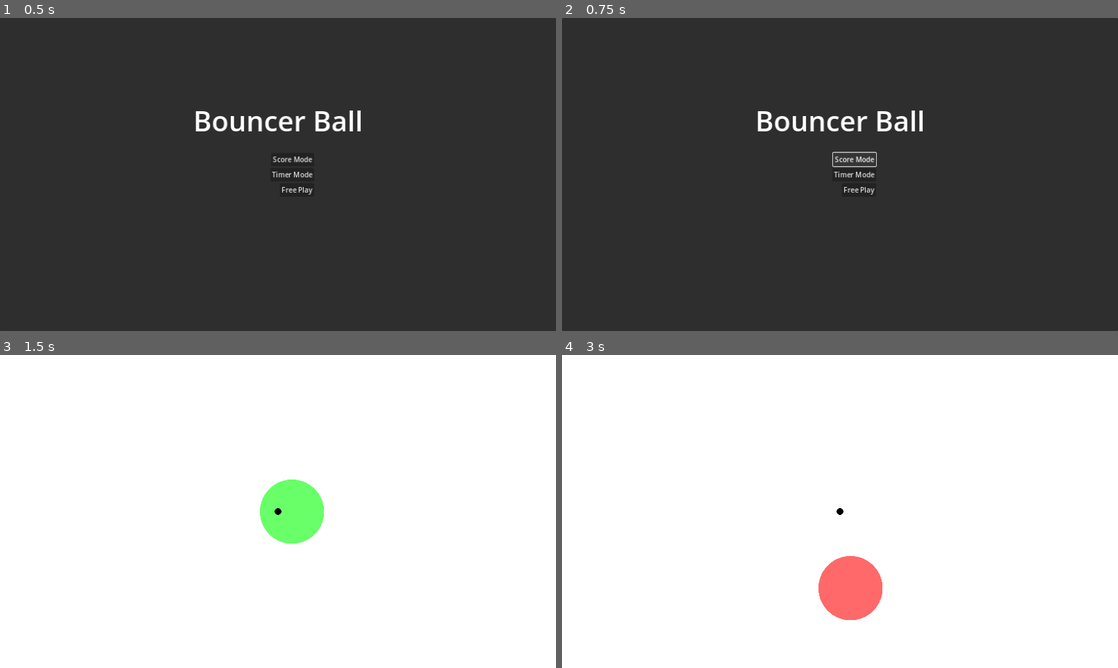
Above: before the commit, frames 1-4 (two rows, left to right).
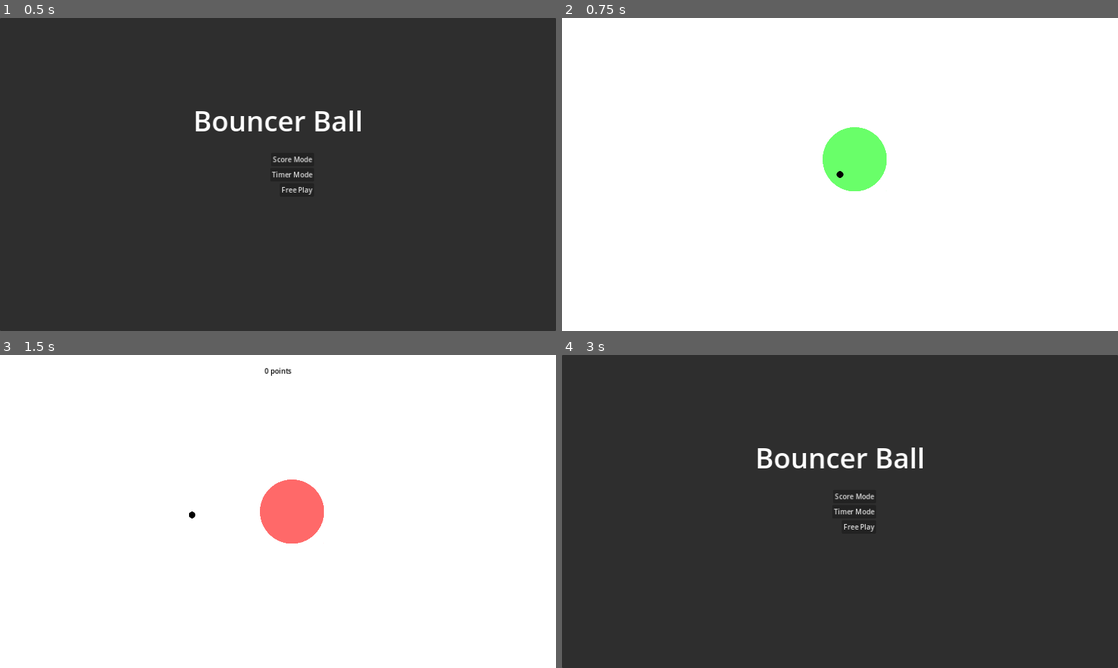
Above: after the commit, the same moments.

Repository: adsuttman/GBGJ1
Game: Godot game, scene res://main_menu.tscn
Two runs of this game, one before a commit and one after it. Both use one fixed random seed, a clock stepped at 60 frames per second and the inputs below.
Inputs (mouse positions are in pixels of both pictures, inside the frame that each line leads up to):
- Up to frame 1 (0.5 s): no input
- Up to frame 2 (0.75 s): click "Score Mode" at 0.5 s
- Up to frame 3 (1.5 s): click (294, 511) at 1.25 s, where only the run before the commit has a clickable "Timer Mode"
- Up to frame 4 (3 s): tap Enter at 2 s; move the mouse to (962, 495) at 2.02 s; click (962, 495) at 2.17 s; click (851, 586) at 2.75 s, where only the run after the commit has a clickable "Return to Main Menu"

Frame 1 is identical in both runs. In frame 2, 99% of the frame differs, in the area x 0-100%, y 0-100%; in frame 3, 1.9%; in frame 4, 99%.

Commit message:
added collectible

Diff:
--- /dev/null
+++ b/collectible.gd
@@ -0,0 +1,9 @@
+extends Area2D
+
+signal ball_entered
+
+
+
+func _on_body_entered(body: Node2D) -> void:
+	if body.is_in_group("ball"):
+		ball_entered.emit()
--- /dev/null
+++ b/collectible.tscn
@@ -0,0 +1,20 @@
+[gd_scene load_steps=4 format=3 uid="uid://dp2430ah85wf6"]
+
+[ext_resource type="Texture2D" uid="uid://b747o1a05o1yl" path="res://circle.png" id="1_12dhe"]
+[ext_resource type="Script" path="res://collectible.gd" id="1_b0eyn"]
+
+[sub_resource type="CircleShape2D" id="CircleShape2D_xhklj"]
+
+[node name="Collectible" type="Area2D"]
+modulate = Color(1, 1, 0.129412, 1)
+script = ExtResource("1_b0eyn")
+
+[node name="Sprite2D" type="Sprite2D" parent="."]
+scale = Vector2(0.076, 0.076)
+texture = ExtResource("1_12dhe")
+
+[node name="CollisionShape2D" type="CollisionShape2D" parent="."]
+visible = false
+shape = SubResource("CircleShape2D_xhklj")
+
+[connection signal="body_entered" from="." to="." method="_on_body_entered"]
--- a/main_menu.gd
+++ b/main_menu.gd
@@ -7,3 +7,7 @@
 
 func _on_timer_mode_pressed() -> void:
 	get_tree().change_scene_to_file("res://timer_mode.tscn")
+
+
+func _on_score_mode_pressed() -> void:
+	get_tree().change_scene_to_file("res://score_mode.tscn")
--- a/main_menu.tscn
+++ b/main_menu.tscn
@@ -74,5 +74,6 @@
 [node name="VSeparator3" type="VSeparator" parent="Panel/VFlowContainer"]
 layout_mode = 2
 
+[connection signal="pressed" from="Panel/VFlowContainer/ScoreMode" to="." method="_on_score_mode_pressed"]
 [connection signal="pressed" from="Panel/VFlowContainer/TimerMode" to="." method="_on_timer_mode_pressed"]
 [connection signal="pressed" from="Panel/VFlowContainer/FreePlay" to="." method="_on_free_play_pressed"]
--- /dev/null
+++ b/score_mode.gd
@@ -0,0 +1,19 @@
+extends Node2D
+
+@onready var game = $Game
+@onready var label = $UI/Score
+@onready var UI = $UI
+var score: int = 0
+
+func spawn_collectible():
+	pass
+
+
+func _on_game_ball_touched_floor() -> void:
+	UI.hide()
+	game.display_game_over(String.num(score) + " points")
+
+
+func _on_game_game_started() -> void:
+	spawn_collectible()
+	label.show()
--- /dev/null
+++ b/score_mode.tscn
@@ -0,0 +1,37 @@
+[gd_scene load_steps=4 format=3 uid="uid://juxlckqyyhb5"]
+
+[ext_resource type="Script" path="res://score_mode.gd" id="1_nol5u"]
+[ext_resource type="PackedScene" uid="uid://d4eeknwdl85f1" path="res://game.tscn" id="1_tibg5"]
+
+[sub_resource type="LabelSettings" id="LabelSettings_3tkf6"]
+font_color = Color(0, 0, 0, 1)
+
+[node name="ScoreMode" type="Node2D"]
+script = ExtResource("1_nol5u")
+
+[node name="UI" type="Control" parent="."]
+top_level = true
+layout_mode = 3
+anchors_preset = 0
+offset_right = 1280.0
+offset_bottom = 720.0
+
+[node name="Score" type="Label" parent="UI"]
+visible = false
+top_level = true
+layout_mode = 1
+anchors_preset = 5
+anchor_left = 0.5
+anchor_right = 0.5
+offset_left = -20.0
+offset_right = 20.0
+offset_bottom = 23.0
+grow_horizontal = 2
+text = "
+0 points"
+label_settings = SubResource("LabelSettings_3tkf6")
+
+[node name="Game" parent="." instance=ExtResource("1_tibg5")]
+
+[connection signal="ball_touched_floor" from="Game" to="." method="_on_game_ball_touched_floor"]
+[connection signal="game_started" from="Game" to="." method="_on_game_game_started"]
--- a/timer_mode.gd
+++ b/timer_mode.gd
@@ -2,6 +2,7 @@
 
 var time: int = 0
 @onready var timer = $Timer
+@onready var UI = $UI
 @onready var label = $UI/Time
 @onready var game = $Game
 
@@ -16,7 +17,7 @@
 
 func _on_game_ball_touched_floor() -> void:
 	timer.stop()
-	label.hide()
+	UI.hide()
 	game.display_game_over(String.num(time) + " seconds")
 
 
